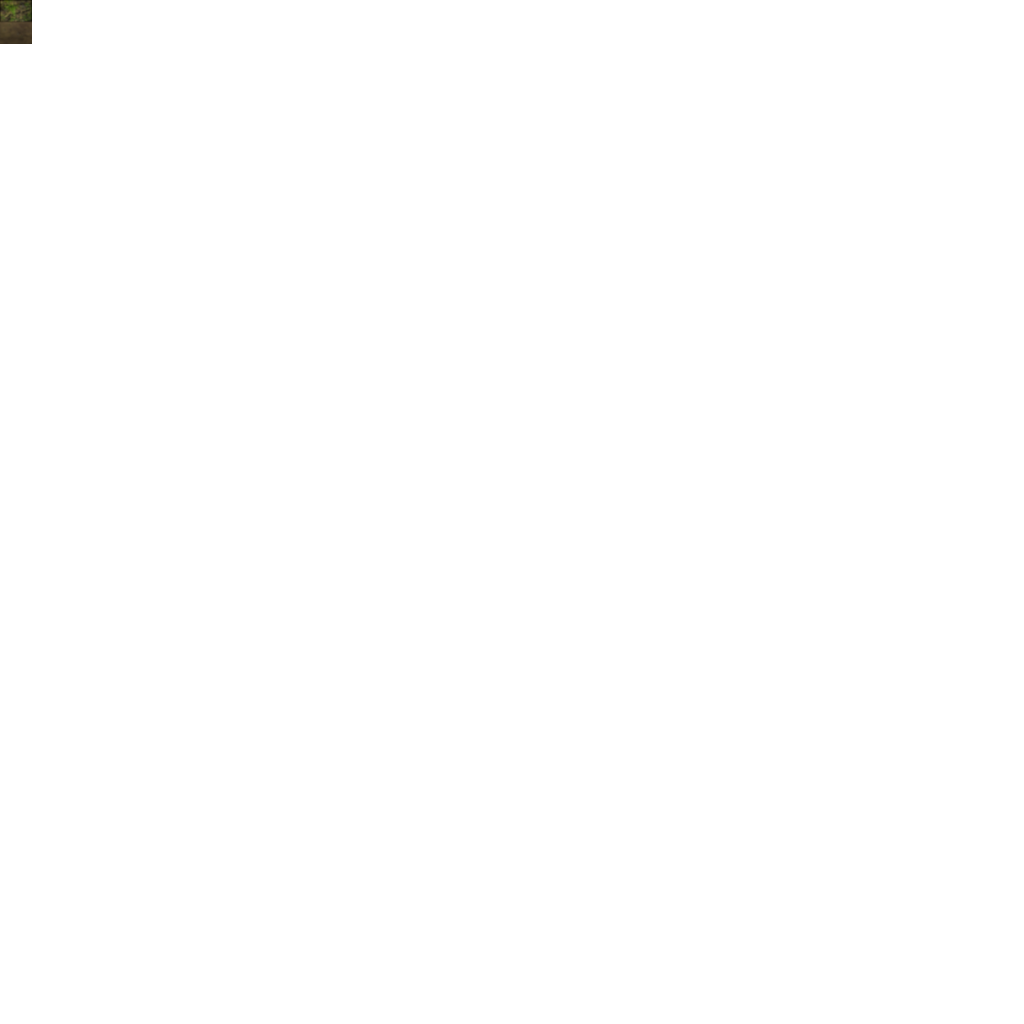
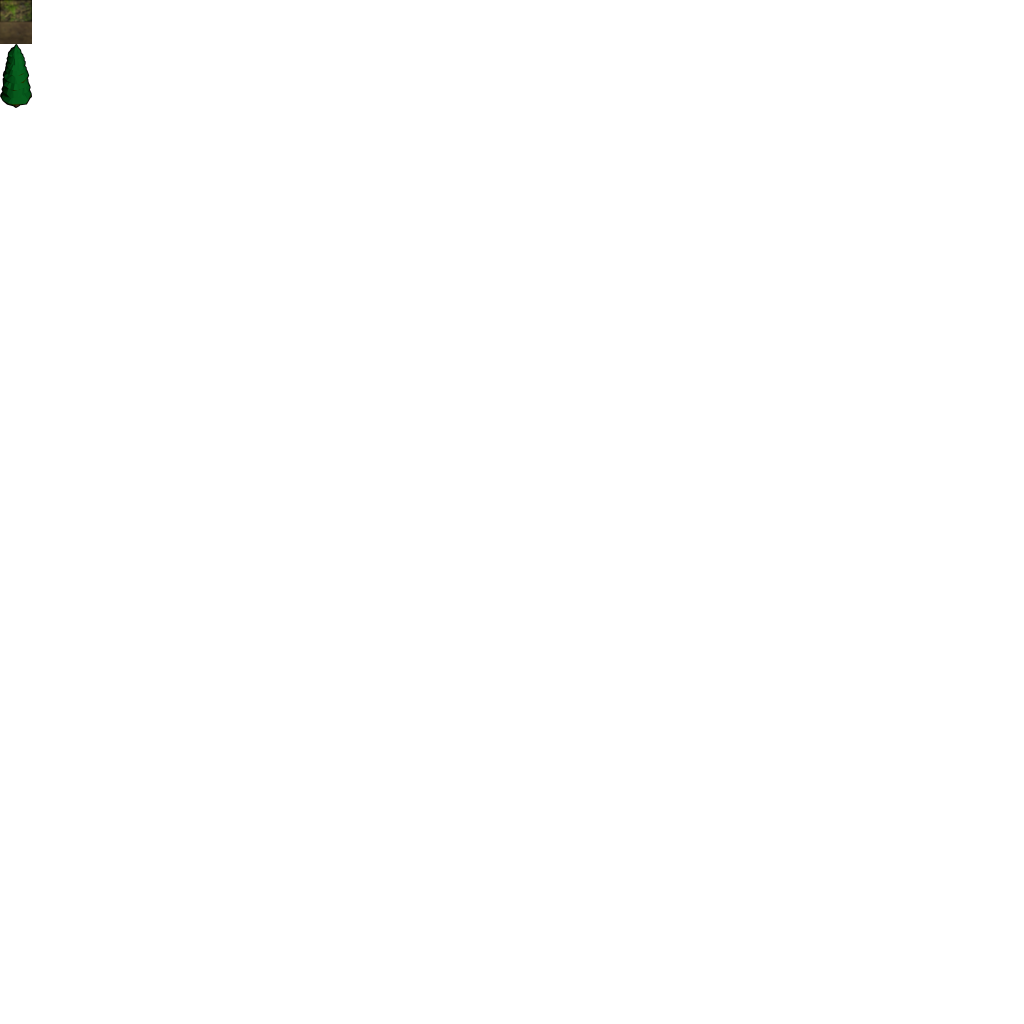
Comparing the layer stacks of the two 1024 x 1024 images. Changes:
added layer "Pasted Layer" above "grass1" over 0, 44, 32, 108
